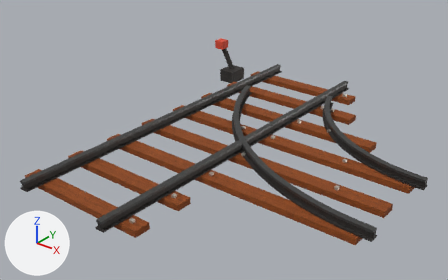
The glTF model assets/terra/blocks/models/rail_switch_right.gltf: old version first, new version second.
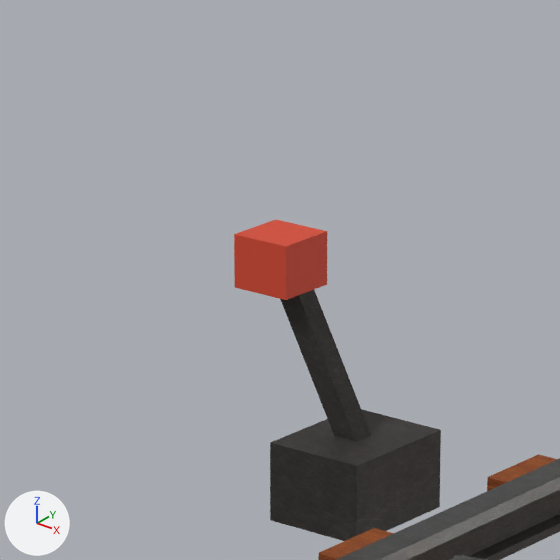
There are two pictures of each version: one whole from a 50 mm lens placed at (8.18, -13.2, 5.71), pointed at (1.19, -4.46, 0.29), one close up on the part from 41% to 58% of the width and 3% to 31% of the height. Every picture has the same lights, and +X, +Y and +Z are marked at lower left. The first two pictures are the older version. Vertices at exactly the same position are counted once.
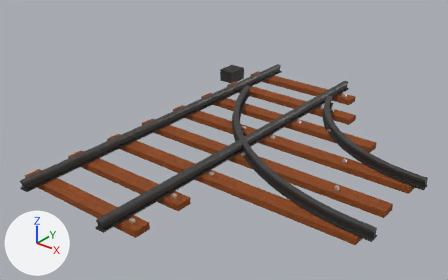
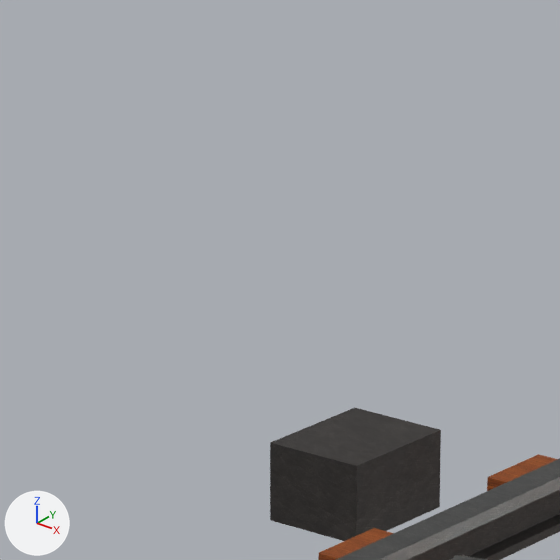
The change, as a list of edits to the scene's bpy script:
```text
Change me_mesh_0:
    used by ob_mesh_0; location = (0.0, 0.0, 0.0)
    remove me_mesh_0.from_pydata(...)  # 1840 vertices, 3921 faces; spans x -1.77..5.0, y -8.0..0.0, z 0.0..1.0
    add me_mesh_0.from_pydata(...)  # 1824 vertices, 3897 faces; spans x -1.5..5.0, y -8.0..0.0, z 0.0..0.31
    me_mesh_0 part 1: the loose piece of 8 vertices spanning x -1.77..-1.53, y -1.12..-0.88, z 0.8..1.0 is deleted
    me_mesh_0 part 2: the loose piece of 8 vertices spanning x -1.7..-1.25, y -1.04..-0.95, z 0.23..0.97 is deleted
    remove me_mesh_0.materials.append(mat_rail_4_red)  # red #dd4d35
```

Boxes [x1, y1, x2, y2] around the edits, measured in the close-ups (560 x 560 px):
'Mesh_0', reshaped
    before: [234, 219, 560, 560]
    after: [270, 408, 560, 560]
part 1 of me_mesh_0, deleted (red)
    before: [234, 219, 327, 300]
part 2 of me_mesh_0, deleted
    before: [280, 290, 371, 441]
